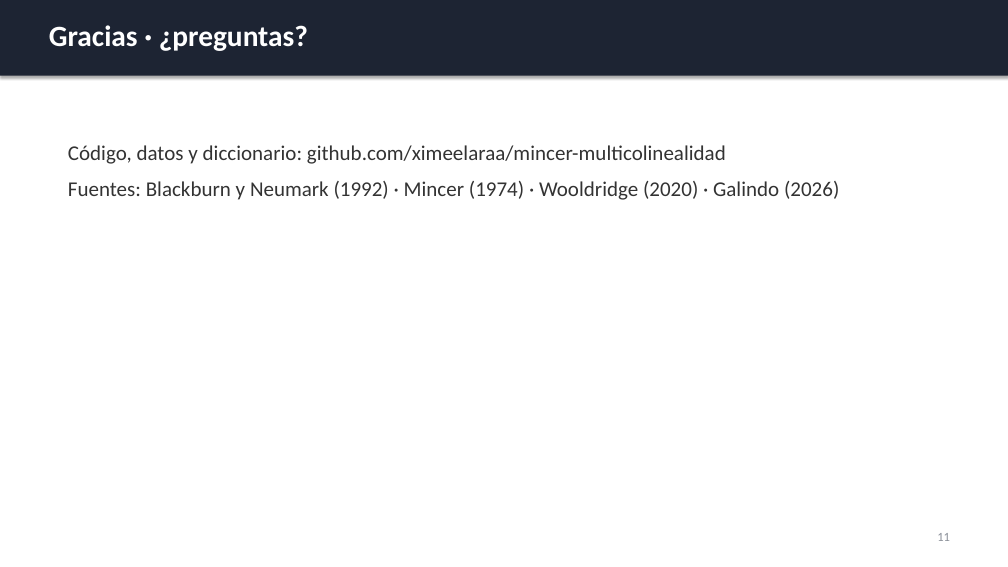
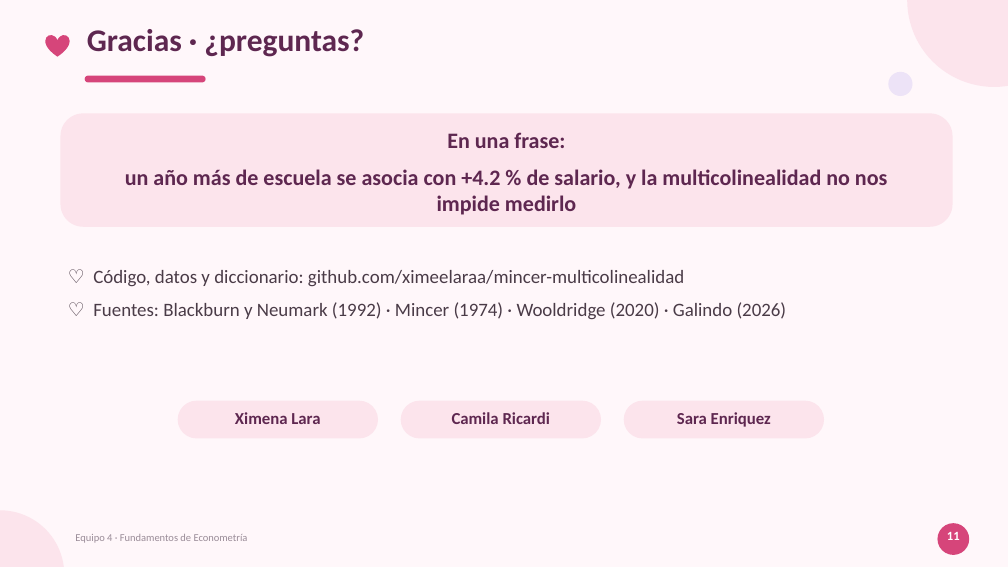
Before and after one commit to ximeelaraa/mincer-multicolinealidad, a slide deck: slide 11 of Presentacion_Final.pptx. Drawn at 1008x567 pixels with LibreOffice and Linux fonts; fonts in the diff are those of the drawing. Boxes give left, top, right and bottom in pixels: in the first picture for what was removed or moved away, otherwise in the second. Text is boxed around its words. In the diff, an @@ line names an element or a change of style, - is before the commit and + after.

```diff
--- a/Presentacion_Final.pptx
+++ b/Presentacion_Final.pptx
@@ background #FFFFFF to #FFF7FA @@
@@ rectangle removed at box(0, 0, 1008, 76) @@
@@ text "Gracias · ¿preguntas?": place and size @@
-text "Gracias · ¿preguntas?" at box(49, 25, 308, 51)
+text "Gracias · ¿preguntas?" at box(87, 29, 364, 57)
@@ text "Gracias · ¿preguntas?" at box(87, 29, 364, 57): size 28 to 30 pt, text colour #FFFFFF to #5E2750 @@
@@ ellipse added at box(907, 0, 1008, 87), fill #FCE4EC @@
@@ heart added at box(45, 35, 70, 57), fill #D6457A @@
@@ rounded rectangle added at box(85, 76, 206, 82), fill #D6457A @@
@@ ellipse added at box(889, 72, 913, 96), fill #EDE3F7 @@
@@ rounded rectangle added at box(60, 113, 953, 227), fill #FCE4EC @@
@@ text added at box(125, 132, 887, 215), 21 pt, text #5E2750, bold @@
+En una frase:
+un año más de escuela se asocia con +4.2 % de salario, y la multicolinealidad no nos impide medirlo
@@ text at box(93, 270, 787, 319): text changed; size 20 to 18 pt; text colour #333333 to #4A3B47 @@
-Código, datos y diccionario: github.com/ximeelaraa/mincer-multicolinealidad
-Fuentes: Blackburn y Neumark (1992) · Mincer (1974) · Wooldridge (2020) · Galindo (2026)
+♡ Código, datos y diccionario: github.com/ximeelaraa/mincer-multicolinealidad
+♡ Fuentes: Blackburn y Neumark (1992) · Mincer (1974) · Wooldridge (2020) · Galindo (2026)
@@ rounded rectangle added at box(178, 401, 378, 439), fill #FCE4EC @@
@@ text added at box(235, 412, 320, 424), 16 pt, text #5E2750, bold @@
+Ximena Lara
@@ rounded rectangle added at box(401, 401, 601, 439), fill #FCE4EC @@
@@ text added at box(452, 412, 551, 424), 16 pt, text #5E2750, bold @@
+Camila Ricardi
@@ rounded rectangle added at box(624, 401, 824, 439), fill #FCE4EC @@
@@ text added at box(677, 412, 771, 427), 16 pt, text #5E2750, bold @@
+Sara Enriquez
@@ ellipse added at box(0, 510, 64, 567), fill #FCE4EC @@
@@ text added at box(75, 534, 248, 543), 10 pt, text #9A8C98 @@
+Equipo 4 · Fundamentos de Econometría
@@ text "11" at box(947, 532, 960, 540): text colour #8A8F98 to #FFFFFF, bold on; alignment left to centre @@
@@ ellipse added at box(938, 523, 969, 555), fill #D6457A @@
```
Also in this commit, not shown: 10 other slides changed, 7 other files.
